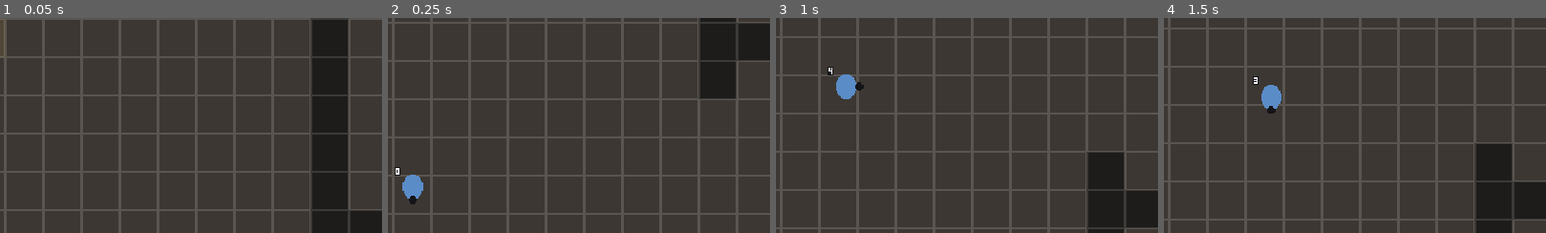
Above: before the commit, frames 1-4 (left to right).
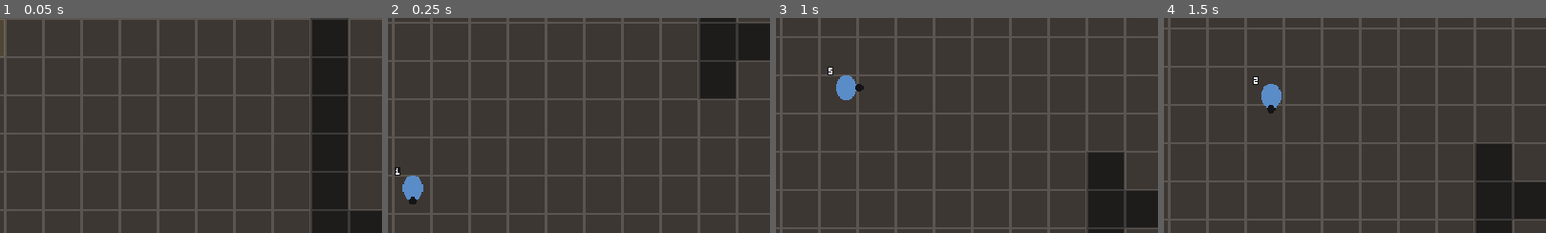
Above: after the commit, the same moments.

Repository: YasserOudabashi/mirwada
Game: Godot game, scene res://scenes/main.tscn
The game is run twice, just before and just after one commit, with the same random seed, the same clock (stepped at 60 frames per second) and the same inputs.
Inputs:
- Up to frame 1 (0.05 s): no input
- Up to frame 2 (0.25 s): no input
- Up to frame 3 (1 s): tap Enter at 0.5 s; hold D (move_right) from 0.53 s (still down)
- Up to frame 4 (1.5 s): release D (move_right) at 1.28 s; hold S (move_down) from 1.28 s (still down)
The pictures show only the part of the screen within x 34-84%, y 33-83%; the shares and areas given below are measured in that part.

Frame 1 is identical in both runs. In frame 2, less than 0.1% of the frame differs, in the area x 2-10%, y 69-87%; in frame 3, less than 0.1%, in the area x 13-23%, y 23-39%; in frame 4, less than 0.1%.

Commit message:
US-021B: macchina di animazione data-driven (b) - rendering e segnali
animation_machine.gd (AnimatedSprite2D): SpriteFrames costruito a runtime
dagli spritesheet, fps/loop/frame da AnimationSpec. Segnali evento_frame
(hitbox_on/off, footstep, tell...), fase_cambiata (anticipo/attivi/
recupero), animazione_finita. spec_corrente() per US-009/010. Si riaggancia
a data_reloaded: F5 ricostruisce lo SpriteFrames. player.gd usa la macchina
al posto del region_rect a mano.

6 test nuovi (60 totali). Verificato a schermo: i frame di walk avanzano
camminando, cambia direzione, torna a idle. validator exit 0.

Co-Authored-By: Claude Fable 5 <noreply@anthropic.com>
Claude-Session: https://claude.ai/code/session_01KxVyvnLz6ur5ZUASCnhXn9

Diff:
--- a/prd.json
+++ b/prd.json
@@ -385,8 +385,8 @@
       ],
       "priority": 8,
       "fase": 1,
-      "passes": false,
-      "notes": "Seconda meta' di US-021. Le hitbox di US-008 e gli i-frame di US-009 si agganciano ai segnali di questo nodo."
+      "passes": true,
+      "notes": "scripts/animation_machine.gd (extends AnimatedSprite2D, niente class_name): configura(cat) costruisce lo SpriteFrames a runtime dagli spritesheet placeholder (una sotto-animazione per direzione sulle direzionali, una sola sulle altre; fps/loop da AnimationSpec). riproduci(stato,dir). Segnali evento_frame(nome) per gli eventi per frame, fase_cambiata(fase) su anticipo->attivi->recupero, animazione_finita(stato). spec_corrente() espone iframe_window/finestra_perfetta a US-009/US-010. Si riaggancia a data_reloaded: F5 ricostruisce lo SpriteFrames -> cambiare fps/indice nel JSON cambia la resa senza ricompilare. player.gd: _aggiorna_sprite() sostituito da _aggiorna_animazione(); player.tscn: Sprite2D -> AnimatedSprite2D. 6 test nuovi (60 totali). VERIFICA A SCHERMO: i frame di walk avanzano 0->1->2 camminando, cambia in walk_up, torna a idle da fermo. validator exit 0."
     },
     {
       "id": "US-022",
--- a/scenes/player.tscn
+++ b/scenes/player.tscn
@@ -1,8 +1,9 @@
-[gd_scene load_steps=5 format=3 uid="uid://c0play0mirwada"]
+[gd_scene load_steps=6 format=3 uid="uid://c0play0mirwada"]
 
 [ext_resource type="Script" path="res://scripts/player.gd" id="1_player"]
 [ext_resource type="Script" path="res://scripts/stats_component.gd" id="2_stats"]
 [ext_resource type="Script" path="res://scripts/game_camera.gd" id="3_camera"]
+[ext_resource type="Script" path="res://scripts/animation_machine.gd" id="4_anim"]
 
 [sub_resource type="CircleShape2D" id="CircleShape2D_body"]
 radius = 5.0
@@ -10,8 +11,9 @@
 [node name="Player" type="CharacterBody2D"]
 script = ExtResource("1_player")
 
-[node name="Sprite2D" type="Sprite2D" parent="."]
+[node name="AnimationMachine" type="AnimatedSprite2D" parent="."]
 position = Vector2(0, -8)
+script = ExtResource("4_anim")
 
 [node name="CollisionShape2D" type="CollisionShape2D" parent="."]
 position = Vector2(0, -4)
--- /dev/null
+++ b/scripts/animation_machine.gd
@@ -0,0 +1,156 @@
+extends AnimatedSprite2D
+## Macchina di animazione generica, guidata da data/animations.json via
+## AnimationSpec. NON conosce nessuna animazione per nome: costruisce lo
+## SpriteFrames a runtime dagli spritesheet placeholder e riproduce cio' che
+## il JSON dichiara. Cambiare un fps o un indice di frame nel JSON (e premere
+## F5) cambia la resa senza ricompilare.
+##
+## Emette segnali per gli eventi per frame (footstep, hitbox_on/off,
+## tell_audio, tell_visivo, ability_release...) e per il cambio di fase del
+## combat. iframe_window e finestra_perfetta restano interrogabili tramite
+## spec_corrente(), per il dash di US-009 e la parata di US-010.
+##
+## NIENTE class_name: coerente col progetto, i test fanno preload.
+
+signal evento_frame(nome: String)
+signal fase_cambiata(fase: String)
+signal animazione_finita(stato: String)
+
+const AnimationSpec := preload("res://scripts/animation_spec.gd")
+const DIM := 32
+
+var _categoria: String = ""
+var _stato: String = ""
+var _spec: RefCounted = null
+var _ultima_fase: String = ""
+var _ultimo_frame_visto: int = -1
+
+
+## Connette i segnali una volta sola. Chiamato da configura() e non da
+## _ready() cosi' la macchina e' usabile anche fuori dall'albero (test).
+func _assicura_connessioni() -> void:
+	if not frame_changed.is_connected(_su_frame_cambiato):
+		frame_changed.connect(_su_frame_cambiato)
+	if not animation_finished.is_connected(_su_animazione_finita):
+		animation_finished.connect(_su_animazione_finita)
+	var gd: Node = _game_data()
+	if gd != null and gd.has_signal("data_reloaded") \
+			and not gd.data_reloaded.is_connected(_su_dati_ricaricati):
+		gd.data_reloaded.connect(_su_dati_ricaricati)
+
+
+func _su_animazione_finita() -> void:
+	animazione_finita.emit(_stato)
+
+
+func _su_dati_ricaricati(_files: int, _errors: int) -> void:
+	if not _categoria.is_empty():
+		configura(_categoria)
+
+
+## Costruisce lo SpriteFrames per tutte le animazioni della categoria
+## ("personaggio", "nemico_base", "pet"). Una sotto-animazione per direzione
+## sulle animazioni direzionali ("<nome>_<dir>"), una sola ("<nome>") sulle
+## altre.
+func configura(categoria: String) -> void:
+	_categoria = categoria
+	_assicura_connessioni()
+	var gd: Node = _game_data()
+	if gd == null:
+		push_warning("[AnimationMachine] GameData assente: nessuna animazione costruita")
+		return
+
+	var direzioni: Array = gd.call("animation_convention", "direzioni")
+	if direzioni == null:
+		direzioni = ["down", "up", "left", "right"]
+
+	var sf := SpriteFrames.new()
+	sf.remove_animation("default")
+
+	for nome in gd.call("animation_names", categoria):
+		var spec: RefCounted = AnimationSpec.new(gd.call("get_animation", categoria, nome))
+		if not spec.is_valid():
+			continue
+		var tex: Texture2D = load("res://assets/placeholder/%s_%s.png" % [categoria, nome])
+		if tex == null:
+			push_warning("[AnimationMachine] manca lo spritesheet per %s/%s" % [categoria, nome])
+			continue
+
+		var righe: Array = direzioni if spec.is_directional() else ["down"]
+		for riga in righe.size():
+			var chiave: String = nome
+			if spec.is_directional():
+				chiave = "%s_%s" % [nome, direzioni[riga]]
+			sf.add_animation(chiave)
+			sf.set_animation_speed(chiave, spec.fps())
+			sf.set_animation_loop(chiave, spec.loops())
+			for col in spec.frame_count():
+				var at := AtlasTexture.new()
+				at.atlas = tex
+				at.region = Rect2(col * DIM, riga * DIM, DIM, DIM)
+				sf.add_frame(chiave, at)
+
+	sprite_frames = sf
+
+
+## Riproduce lo stato nella direzione data (gia' ridotta a 4: le diagonali
+## riusano l'orizzontale). Se lo stato non esiste nei dati, non fa nulla.
+func riproduci(stato: String, direzione: String = "down") -> void:
+	var gd: Node = _game_data()
+	if gd == null:
+		return
+	var anim_dict: Dictionary = gd.call("get_animation", _categoria, stato)
+	if anim_dict.is_empty():
+		return
+	var spec: RefCounted = AnimationSpec.new(anim_dict)
+
+	var chiave: String = stato
+	if spec.is_directional():
+		chiave = "%s_%s" % [stato, direzione]
+	if sprite_frames == null or not sprite_frames.has_animation(chiave):
+		return
+
+	if animation == chiave and is_playing():
+		return
+
+	_stato = stato
+	_spec = spec
+	_ultima_fase = ""
+	_ultimo_frame_visto = -1
+	animation = chiave
+	frame = 0
+	play()
+	_processa_frame(0)
+
+
+## AnimationSpec dello stato in riproduzione: da qui US-009 legge la finestra
+## di i-frame e US-010 quella di parata perfetta.
+func spec_corrente() -> RefCounted:
+	return _spec
+
+
+func stato_corrente() -> String:
+	return _stato
+
+
+func _su_frame_cambiato() -> void:
+	_processa_frame(frame)
+
+
+func _processa_frame(f: int) -> void:
+	if _spec == null or f == _ultimo_frame_visto:
+		return
+	_ultimo_frame_visto = f
+	for ev in _spec.events_at(f):
+		evento_frame.emit(ev)
+	var fase: String = _spec.phase_of(f)
+	if fase != _ultima_fase:
+		_ultima_fase = fase
+		fase_cambiata.emit(fase)
+
+
+func _game_data() -> Node:
+	var loop := Engine.get_main_loop()
+	if loop == null:
+		return null
+	return (loop as SceneTree).root.get_node_or_null("GameData")
--- a/scripts/player.gd
+++ b/scripts/player.gd
@@ -1,40 +1,31 @@
 extends CharacterBody2D
 ## Giocatore: movimento a 8 direzioni con accelerazione e attrito.
 ##
-## Gli sprite sono a 4 direzioni (data/animations.json, convenzioni.direzioni):
-## le diagonali riusano la direzione orizzontale. Questa e' una resa
-## placeholder minima — la macchina di animazione data-driven arriva con
-## US-021 e sostituira' _aggiorna_sprite() leggendo frames/fps dal JSON.
+## Le animazioni e il loro timing vengono da data/animations.json tramite
+## AnimationMachine (US-021B): questo script decide solo QUALE stato
+## ("walk"/"idle") e in quale delle 4 direzioni. Le diagonali riusano la
+## direzione orizzontale, come da convenzioni.direzioni.
 ##
 ## La velocita' massima viene da StatsComponent (quindi da data/balance.json).
-## Accelerazione e attrito sono ancora costanti: il loro posto nei dati e'
-## data/animations.json, ma il contratto per il "feel" lo fissa US-021.
+## Accelerazione e attrito sono ancora costanti: il "feel" si tara con la
+## fase di combattimento.
 ##
-## NIENTE class_name: coerente con gli altri script del progetto (vedi
-## stats_component.gd), evita lo stallo del runner dei test in Godot 4.3.
+## NIENTE class_name: coerente col resto del progetto.
 
 const ACCELERAZIONE := 1400.0
 const ATTRITO := 1600.0
 const SOGLIA_MOTO := 5.0
-
-## Riga dello spritesheet per direzione, ordine di data/animations.json.
-const RIGA := {"down": 0, "up": 1, "left": 2, "right": 3}
-
-const TEX_IDLE: Texture2D = preload("res://assets/placeholder/personaggio_idle.png")
-const TEX_WALK: Texture2D = preload("res://assets/placeholder/personaggio_walk.png")
-const FRAMES_IDLE := 4
-const FRAMES_WALK := 6
+const CATEGORIA_ANIM := "personaggio"
 
 @onready var _stats: Node = $StatsComponent
-@onready var _sprite: Sprite2D = $Sprite2D
+@onready var _anim: AnimatedSprite2D = $AnimationMachine
 
 var _dir_sguardo: String = "down"
-var _fase_anim: float = 0.0
 
 
 func _ready() -> void:
-	_sprite.region_enabled = true
-	_aggiorna_sprite(0.0)
+	_anim.call("configura", CATEGORIA_ANIM)
+	_anim.call("riproduci", "idle", _dir_sguardo)
 
 
 func _physics_process(delta: float) -> void:
@@ -49,7 +40,7 @@
 		velocity = velocity.move_toward(Vector2.ZERO, ATTRITO * delta)
 
 	move_and_slide()
-	_aggiorna_sprite(delta)
+	_aggiorna_animazione()
 
 
 ## La direzione dominante decide lo sprite. In obliquo vince l'orizzontale:
@@ -61,17 +52,6 @@
 		_dir_sguardo = "down" if input.y > 0.0 else "up"
 
 
-func _aggiorna_sprite(delta: float) -> void:
-	var in_moto: bool = velocity.length() > SOGLIA_MOTO
-	var tex: Texture2D = TEX_WALK if in_moto else TEX_IDLE
-	var n_frame: int = FRAMES_WALK if in_moto else FRAMES_IDLE
-
-	if in_moto:
-		_fase_anim += delta * 10.0
-	else:
-		_fase_anim = 0.0
-
-	var col: int = int(_fase_anim) % n_frame
-	var riga: int = RIGA[_dir_sguardo]
-	_sprite.texture = tex
-	_sprite.region_rect = Rect2(col * 32, riga * 32, 32, 32)
+func _aggiorna_animazione() -> void:
+	var stato: String = "walk" if velocity.length() > SOGLIA_MOTO else "idle"
+	_anim.call("riproduci", stato, _dir_sguardo)
--- /dev/null
+++ b/tests/test_animation_machine.gd
@@ -0,0 +1,84 @@
+extends "res://tests/test_case.gd"
+## US-021B — macchina di animazione costruita a runtime dai dati.
+
+const AnimationMachine := preload("res://scripts/animation_machine.gd")
+
+
+func _nuova() -> AnimatedSprite2D:
+	var m: AnimatedSprite2D = AnimationMachine.new()
+	m.call("configura", "personaggio")
+	return m
+
+
+func test_spriteframes_costruito_dai_dati() -> void:
+	var m: AnimatedSprite2D = _nuova()
+	var sf: SpriteFrames = m.sprite_frames
+	assert_true(sf != null, "SpriteFrames creato")
+	# direzionali -> una sotto-animazione per direzione
+	assert_true(sf.has_animation("walk_down"), "walk_down presente")
+	assert_true(sf.has_animation("walk_up"), "walk_up presente")
+	assert_true(sf.has_animation("attack_light_right"), "attack_light_right presente")
+	# non direzionale -> una sola
+	assert_true(sf.has_animation("death"), "death (non direzionale) presente")
+	assert_false(sf.has_animation("death_down"), "death non ha varianti di direzione")
+	m.free()
+
+
+func test_frame_fps_e_loop_dai_dati() -> void:
+	var m: AnimatedSprite2D = _nuova()
+	var sf: SpriteFrames = m.sprite_frames
+	# animations.json personaggio.walk: 6 frame, 12 fps, loop true
+	assert_eq(sf.get_frame_count("walk_down"), 6, "6 frame in walk")
+	assert_almost_eq(sf.get_animation_speed("walk_down"), 12.0, "12 fps in walk")
+	assert_true(sf.get_animation_loop("walk_down"), "walk in loop")
+	# attack_light: 5 frame, non in loop
+	assert_eq(sf.get_frame_count("attack_light_down"), 5, "5 frame in attack_light")
+	assert_false(sf.get_animation_loop("attack_light_down"), "attack_light non in loop")
+	m.free()
+
+
+func test_eventi_per_frame_emessi() -> void:
+	var m: AnimatedSprite2D = _nuova()
+	Engine.get_main_loop().root.add_child(m)
+	var eventi: Array = []
+	m.evento_frame.connect(func(n: String) -> void: eventi.append(n))
+
+	m.call("riproduci", "attack_light", "right")
+	m.frame = 2  # animations.json: hitbox_on al frame 2
+	m.frame = 3  # hitbox_off al frame 3
+
+	assert_true(eventi.has("hitbox_on"), "hitbox_on emesso al frame 2")
+	assert_true(eventi.has("hitbox_off"), "hitbox_off emesso al frame 3")
+	m.free()
+
+
+func test_cambio_di_fase_del_combat() -> void:
+	var m: AnimatedSprite2D = _nuova()
+	Engine.get_main_loop().root.add_child(m)
+	var fasi: Array = []
+	m.fase_cambiata.connect(func(f: String) -> void: fasi.append(f))
+
+	m.call("riproduci", "attack_light", "down")  # frame 0 -> anticipo
+	m.frame = 2  # -> attivi
+	m.frame = 3  # -> recupero
+
+	assert_eq(fasi, ["anticipo", "attivi", "recupero"], "fasi in ordine")
+	m.free()
+
+
+func test_spec_corrente_espone_le_finestre() -> void:
+	var m: AnimatedSprite2D = _nuova()
+	Engine.get_main_loop().root.add_child(m)
+	m.call("riproduci", "dash", "left")
+	var spec: RefCounted = m.call("spec_corrente")
+	assert_true(spec != null, "spec del dash disponibile")
+	assert_eq(spec.iframe_window(), Vector2i(0, 2), "finestra i-frame del dash da spec_corrente")
+	m.free()
+
+
+func test_stato_inesistente_non_esplode() -> void:
+	var m: AnimatedSprite2D = _nuova()
+	Engine.get_main_loop().root.add_child(m)
+	m.call("riproduci", "stato_che_non_esiste", "down")
+	assert_eq(m.call("stato_corrente"), "", "nessuno stato impostato")
+	m.free()
Not shown, changed: progress.txt
Not shown, changed: README.md
